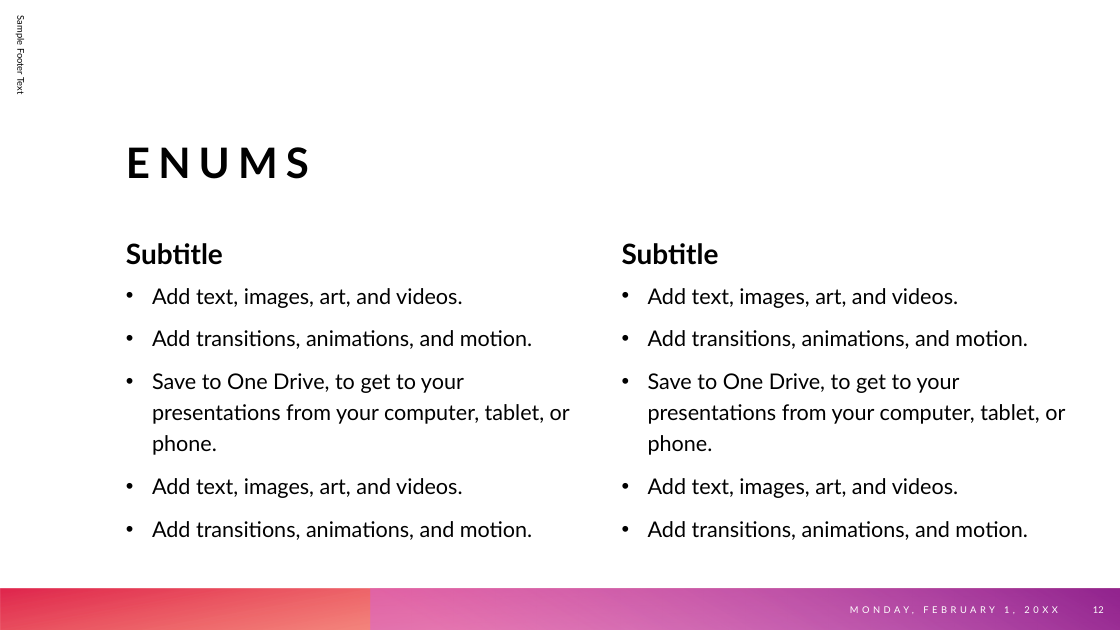
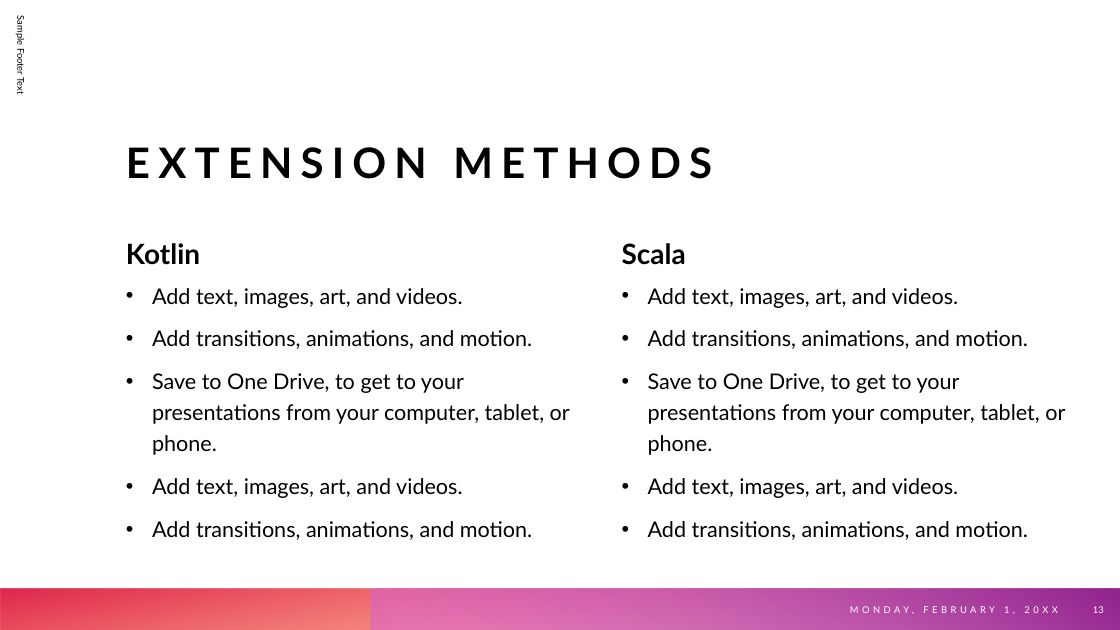
Before and after one commit to aaccioly-demos/mambo-no5, a slide deck: slide 13 of slides/Mambo no 5.pptx (slide 12 before the commit). Drawn at 1120x630 pixels with LibreOffice and Linux fonts; fonts in the diff are those of the drawing. Boxes give left, top, right and bottom in pixels: in the first picture for what was removed or moved away, otherwise in the second. Text is boxed around its words. In the diff, an @@ line names an element or a change of style, - is before the commit and + after.

```diff
--- a/slides/Mambo no 5.pptx
+++ b/slides/Mambo no 5.pptx
@@ title at (x1=126, y1=147, x2=712, y2=179): text changed @@
-ENUMS
+EXTENSION METHODS
@@ text at (x1=126, y1=243, x2=200, y2=265): text changed @@
-Subtitle
+Kotlin
@@ text at (x1=622, y1=243, x2=686, y2=265): text changed @@
-Subtitle
+Scala
```
Also in this commit, not shown: 1 other slide changed, 1 slide added, 1 slide removed, 4 other files.
